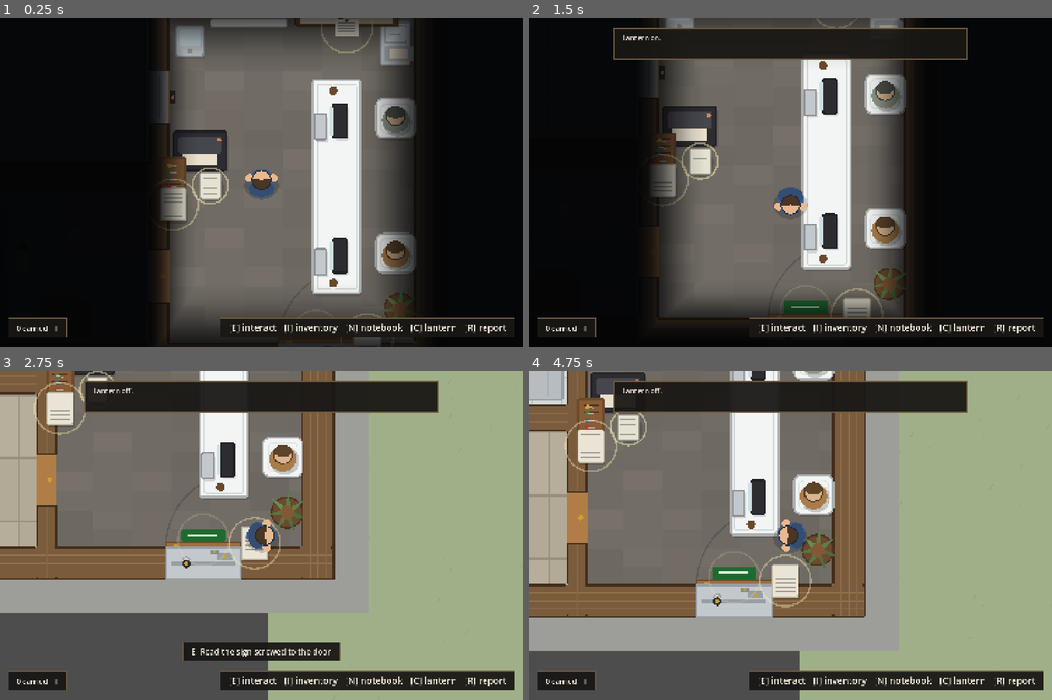
Above: before the commit, frames 1-4 (two rows, left to right).
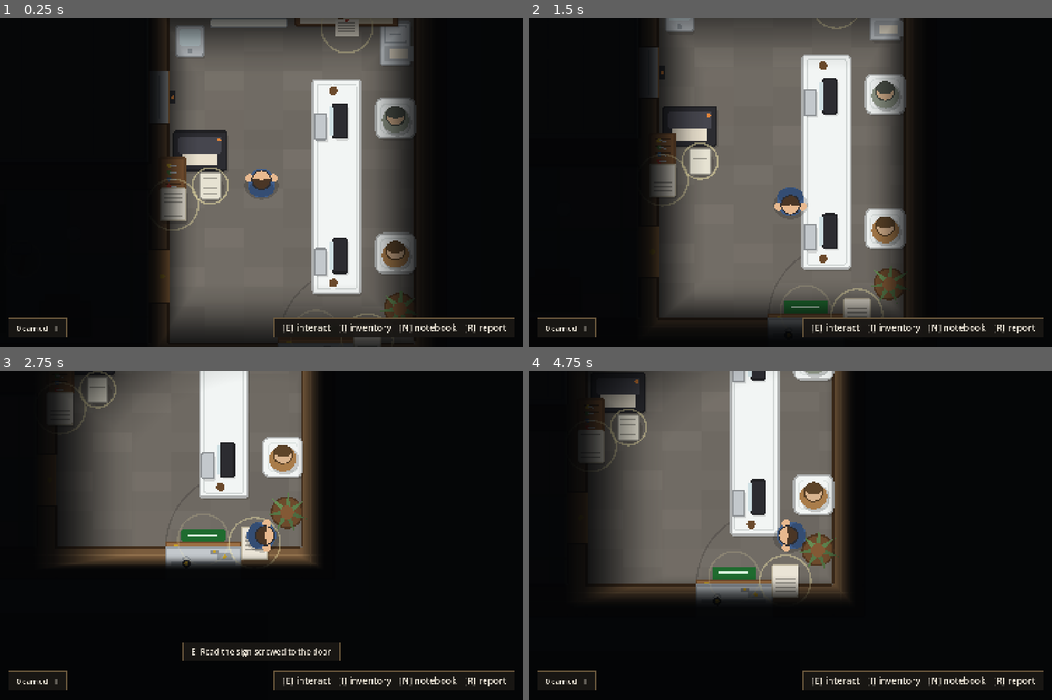
Above: after the commit, the same moments.

Repository: bk-game/p2-game
Game: Godot game, scene res://scenes/main.tscn
The game is run twice, just before and just after one commit, with the same random seed, the same clock (stepped at 60 frames per second) and the same inputs.
Inputs (mouse positions are in pixels of both pictures, inside the frame that each line leads up to):
- Up to frame 1 (0.25 s): no input
- Up to frame 2 (1.5 s): tap Enter at 0.5 s; move the mouse to (905, 166) at 0.52 s; hold D (right) 0.53-1.28 s; tap C at 0.6, 1.35 s; click (905, 166) at 0.67 s; tap Space at 0.77 s; move the mouse to (685, 198) at 1.27 s; hold S (down) from 1.28 s (still down)
- Up to frame 3 (2.75 s): tap Space at 1.52 s; move the mouse to (313, 463) at 2.02 s; release S (down) at 2.03 s; hold D (right) from 2.03 s (still down); hold E from 2.03 s (still down); tap C at 2.3 s
- Up to frame 4 (4.75 s): move the mouse to (764, 601) at 2.77 s; release D (right) at 2.78 s; release E at 2.78 s; hold W (up) 2.78-3.53 s; tap Enter at 2.85 s; click (764, 601) at 2.92 s; tap Space at 3.02, 3.77, 4.25, 4.52 s; tap C at 3.05, 3.8, 4.55 s; move the mouse to (947, 584) at 3.52 s; hold A (left) from 3.53 s (still down); tap N at 3.6 s; move the mouse to (633, 486) at 4.27 s; tap R at 4.35 s

The runs differ from the first frame. In frame 1, 0.8% of the frame differs, in the area x 42-88%, y 91-98%; in frame 2, 5.3%; in frame 3, 77%, in the area x 0-100%, y 0-100%; in frame 4, 75%.

Commit message:
Sign out an axe, drop the lantern, and quieten the tree
The kit was a hand lamp, which existed to explain the light you were
seeing by, and a key that turned that light off — a toggle with no reason
ever to use it. Both are gone. What comes off the rack in the store is an
axe, which is what the pale limbs have wanted the whole time and what the
board now asks for.

Joe's own axe keeps its name so the two never read as the same object.

The tree came apart at about the volume of a door slamming: the chop is
down 11dB, the crack 11 and the fall 9.

Diff:
--- a/scripts/content.gd
+++ b/scripts/content.gd
@@ -189,7 +189,7 @@
 	},
 
 	# ── Tools ───────────────────────────────────────────────────────────
-	"axe": {
+	"joes_axe": {
 		"name": "Joe's axe", "kind": "tool", "glyph": "axe",
 		"tint": "8a6440", "pos": Vector2(150, 516),
 		"body": "A felling axe, the handle worn smooth. The bit is chipped all along "
@@ -208,14 +208,13 @@
 	},
 
 	# ── The kit you take out with you ───────────────────────────────────
-	"lamp": {
-		"name": "Hand lamp", "kind": "tool", "glyph": "extinguisher",
-		"tint": "d8c98a", "pos": Vector2(-720, 450),
-		"body": "A square hand lamp off the shelf in the store, heavy, with a "
-			+ "strap. It throws about as far as you would want to walk before "
-			+ "looking behind you.",
+	"axe": {
+		"name": "Axe", "kind": "tool", "glyph": "axe",
+		"tint": "8a6440", "pos": Vector2(-720, 450),
+		"body": "A felling axe off the rack in the store, sharpened by somebody "
+			+ "who meant it. Company property, signed out with everything else.",
 		"note": "",
-		"use": "It is what you are seeing by. [C] puts it out.",
+		"use": "For the pale limbs. Stand at one and hold [E].",
 	},
 	"docket": {
 		"name": "Job docket", "kind": "doc", "glyph": "paper",
@@ -353,10 +352,10 @@
 			+ "Anything you carry out that says something about him is paid on.\n\n"
 			+ "NOTHING LEAVES THIS FLOOR WITHOUT:\n"
 			+ "\tthe docket, off this board\n"
-			+ "\ta lamp, out of the store\n"
+			+ "\tan axe, off the rack in the store\n"
 			+ "\ta van key, off the press by the door",
 		"note": "The job: recover Joe Wood and whatever says who he was. Sign out "
-			+ "with the docket, a lamp from the store, and a van key off the press.",
+			+ "with the docket, an axe from the store, and a van key off the press.",
 		"grants": "read_job",
 	},
 	{
@@ -440,7 +439,7 @@
 	{"pos": Vector2(1486, 692), "items": ["exfluid"]},
 	{"pos": Vector2(806, 504), "items": ["log_water"]},
 	{"pos": Vector2(1218, 528), "items": ["police_report"]},
-	{"pos": Vector2(150, 516), "items": ["axe"]},
+	{"pos": Vector2(150, 516), "items": ["joes_axe"]},
 	{"pos": Vector2(500, 186), "items": []},
 	{"pos": Vector2(610, 186), "items": []},
 	{"pos": Vector2(700, 186), "items": ["log_cut"]},
@@ -520,7 +519,7 @@
 # The fire door at the bottom of the office. Everything you need to sign out
 # with has to be on you before it opens.
 const OFFICE_EXIT := Vector2(-376, 540)
-const KIT := ["docket", "lamp"]
+const KIT := ["docket", "axe"]
 
 # ── The key press ────────────────────────────────────────────────────────
 # Four keys on hooks, tagged by colour, one signed out at a time. Which one
--- a/scripts/entities.gd
+++ b/scripts/entities.gd
@@ -257,11 +257,11 @@
 		_chop -= delta
 		if _chop <= 0.0:
 			_chop = CHOP_GAP
-			Sfx.play("chop", -8.0, 1.0 + cut / CUT_TIME * 0.25)
+			Sfx.play("chop", -19.0, 1.0 + cut / CUT_TIME * 0.25)
 		queue_redraw()
 		if cut >= CUT_TIME:
-			Sfx.play("crack", -4.0)
-			Sfx.play("fall", -8.0)
+			Sfx.play("crack", -15.0)
+			Sfx.play("fall", -17.0)
 			Game.toast.emit("The limb splits and falls away.")
 			queue_free()
 			return 1.0
@@ -286,7 +286,7 @@
 			Game.toast.emit("The bark blisters and goes grey. It will break now.")
 			queue_redraw()
 		else:
-			Sfx.play("chop", -14.0, 0.7)
+			Sfx.play("chop", -22.0, 0.7)
 			Game.add_note("Dark hardened limbs will not cut. Joe had something he "
 				+ "mixed up that softened them.")
 			Game.toast.emit("Hardened heartwood — the blade bounces off it. Joe was "
--- a/scripts/hud.gd
+++ b/scripts/hud.gd
@@ -196,10 +196,6 @@
 				mode = Mode.BAG
 				_at_sink = false
 				_sel = 0
-			elif k == KEY_C:
-				var lamp := get_tree().get_first_node_in_group("light")
-				if lamp != null:
-					lamp.toggle()
 			elif k == KEY_N:
 				mode = Mode.NOTES
 			elif k == KEY_R:
@@ -359,7 +355,7 @@
 		HORIZONTAL_ALIGNMENT_LEFT, -1, _fs(18), INK)
 
 	# ── key hints ───────────────────────────────────────────────────────
-	var hint := "[E] interact   [I] inventory   [N] notebook   [C] lantern   [R] report"
+	var hint := "[E] interact   [I] inventory   [N] notebook   [R] report"
 	var hw: float = f.get_string_size(hint, HORIZONTAL_ALIGNMENT_LEFT, -1, _fs(22)).x
 	var hr := Rect2(vp.x - hw - _n(60), vp.y - _n(70), hw + _n(40), _n(46))
 	_panel(hr)
--- a/scripts/light.gd
+++ b/scripts/light.gd
@@ -4,8 +4,7 @@
 # you, stopping at the walls of the room you are in rather than shining
 # through them. Two rooms are on the house wiring and are dark until their
 # switch is found: in those you see only as far as your own light reaches,
-# and once they are lit their light gets out through the doorway. [C] toggles
-# the whole thing.
+# and once they are lit their light gets out through the doorway.
 
 const SEGMENTS := 256
 const RADIUS   := 330.0                 # how far the lantern carries
@@ -69,12 +68,6 @@
 			if (rect as Rect2).grow(2.0).intersects(d):
 				out.append(d)
 	return out
-
-
-func toggle() -> void:
-	enabled = not enabled
-	queue_redraw()
-	Game.toast.emit("Lantern %s." % ("on" if enabled else "off"))
 
 
 func _process(_d: float) -> void:
--- a/tests/input.gd
+++ b/tests/input.gd
@@ -9,11 +9,7 @@
 	var hud = get_tree().get_first_node_in_group("hud")
 	var fails := 0
 
-	fails += _expect("light starts on", fog.enabled == true)
-	await _press(KEY_C)
-	fails += _expect("C turns the light off", fog.enabled == false)
-	await _press(KEY_C)
-	fails += _expect("C turns the light back on", fog.enabled == true)
+	fails += _expect("there is light to see by", fog.enabled == true)
 
 	await _press(KEY_I)
 	fails += _expect("I opens the bag", hud.mode == 2)
--- a/tests/reach.gd
+++ b/tests/reach.gd
@@ -37,7 +37,7 @@
 	fails += _stage("B extinguisher clears the utility fume", false, [1], [
 		"<sink>", "letter_doctor"])
 	fails += _stage("C solution breaks strong limbs", true, [1], [
-		"axe", "family_photos", "death_certs", "marriage_photo"])
+		"joes_axe", "family_photos", "death_certs", "marriage_photo"])
 	fails += _stage("D extinguisher clears the rest of the air", true, [0, 1],
 		["<body>"])
 
--- a/tests/travel.gd
+++ b/tests/travel.gd
@@ -57,10 +57,10 @@
 	fails += _expect("and says what is missing first",
 		door.prompt().contains("docket"))
 
-	# the docket off the board and the lamp out of the store
+	# the docket off the board and the axe out of the store
 	Game.add_item("docket")
 	_dismiss(hud)
-	Game.add_item("lamp")
+	Game.add_item("axe")
 	_dismiss(hud)
 	fails += _expect("the door is ready for a key", door.prompt() == "Out to the yard")
 
@@ -102,7 +102,7 @@
 	fails += _expect("the padlock does", Game.try_lock(Content.VAN_LOCK))
 
 	door.act()
-	fails += _expect("the lift down starts the drive out", hud.mode == 7)
+	fails += _expect("the fire door starts the drive out", hud.mode == 7)
 	fails += _expect("and the world has already moved under it",
 		pl.global_position.distance_to(Content.ENTRANCE) < 1.0)
 	hud._unhandled_key_input(_key(KEY_E))          # skip the drive
